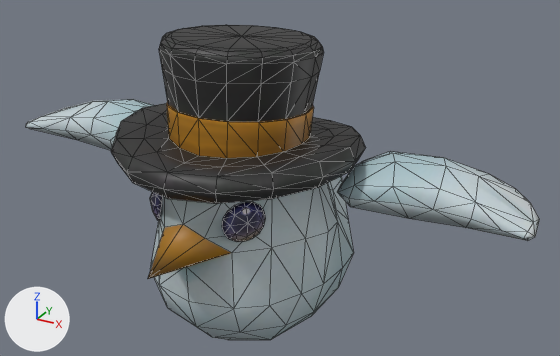
The glTF model public/models/Bird (Cap)/Bird (Cap).glb: old version first, new version second.
One viewpoint serves both versions: a 50 mm camera at (0.64, -1.078, 0.847) aimed at (0.036, 0.02, 0.298). Lighting does not change. The marker at lower left points along +X, +Y and +Z. The older version comes first. Mesh edges are drawn as thin lines. Where no turn or scale is listed for an object, it has been applied to the vertices. Vertices at exactly the same position are counted once.

In view in the first picture: 'BirdCap__BodyMT'.
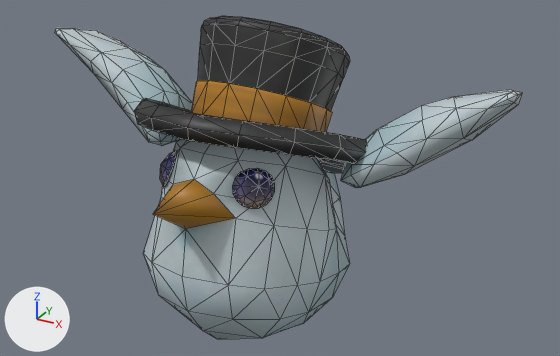
What differs and where, as boxes (x1, y1, x2, y2) in the pictures (560 x 356 px; the box of a moved part takes in the faces that stretch with it):
'BirdCap__BodyMT', reshaped (9% narrower): before (26, 25, 540, 340); after (55, 16, 522, 339)
part 1 of me_birdcap__bodymt, moved or reshaped: before (111, 25, 365, 204); after (134, 16, 367, 173)
part 2 of me_birdcap__bodymt, moved or reshaped: before (337, 151, 540, 241); after (341, 90, 522, 188)
part 3 of me_birdcap__bodymt, moved or reshaped: before (26, 99, 153, 150); after (55, 28, 192, 146)
part 4 of me_birdcap__bodymt, moved or reshaped: before (222, 202, 266, 242); after (232, 168, 275, 208)
part 5 of me_birdcap__bodymt, moved or reshaped: before (150, 192, 163, 220); after (160, 151, 177, 187)
part 6 of me_birdcap__bodymt, moved or reshaped: before (148, 176, 354, 340); after (144, 139, 350, 339)

Patch to the scene script:
```diff
--- a/public/models/Bird (Cap)/Bird (Cap).glb.py
+++ b/public/models/Bird (Cap)/Bird (Cap).glb.py
@@ me_birdcap__bodymt @@
 # used by ob_birdcap__bodymt; location = (0.0, 0.0, 0.0)
-me_birdcap__bodymt.from_pydata(...)  # 490 vertices, 914 faces; spans x -0.488..0.488, y -0.314..0.306, z 0.001..0.568
+me_birdcap__bodymt.from_pydata(...)  # 490 vertices, 914 faces; spans x -0.429..0.429, y -0.292..0.31, z 0.005..0.588
+# me_birdcap__bodymt part 1: the loose piece of 225 vertices spanning x -0.209..0.209, y -0.264..0.152, z 0.334..0.568 is turned -22 degrees about the x axis through its middle, then moved by (0.0, 0.076, -0.01)
+# me_birdcap__bodymt part 2: the loose piece of 51 vertices spanning x 0.174..0.488, y -0.073..0.109, z 0.297..0.385 is multiplied about its middle by the matrix ((0.819, 0.0, -0.574), (0.1, 0.985, 0.142), (0.565, -0.174, 0.807)), then moved by (-0.035, 0.035, 0.082)
+# me_birdcap__bodymt part 3: the loose piece of 51 vertices spanning x -0.488..-0.174, y -0.073..0.109, z 0.297..0.385 is multiplied about its middle by the matrix ((0.819, 0.0, 0.574), (-0.1, 0.985, 0.142), (-0.565, -0.174, 0.807)), then moved by (0.035, 0.035, 0.082)
+# me_birdcap__bodymt part 4: the loose piece of 25 vertices spanning x 0.057..0.103, y -0.201..-0.148, z 0.278..0.34 is turned -22.1 degrees about the x axis through its middle, then moved by (0.0, 0.031, 0.045)
+# me_birdcap__bodymt part 5: the loose piece of 25 vertices spanning x -0.103..-0.057, y -0.201..-0.148, z 0.278..0.34 is turned -22.1 degrees about the x axis through its middle, then moved by (0.0, 0.031, 0.045)
+# me_birdcap__bodymt part 6: 113 of 490 vertices moved; they spanned x -0.162..0.162, y -0.314..0.306, z 0.001..0.445 and now span x -0.162..0.162, y -0.292..0.31, z 0.005..0.446; mean shift (0.0, 0.008, -0.001); largest move (0.0, -0.314, 0.258) -> (0.0, -0.292, 0.354)
 me_birdcap__bodymt.materials.append(mat_bodymt)
```
